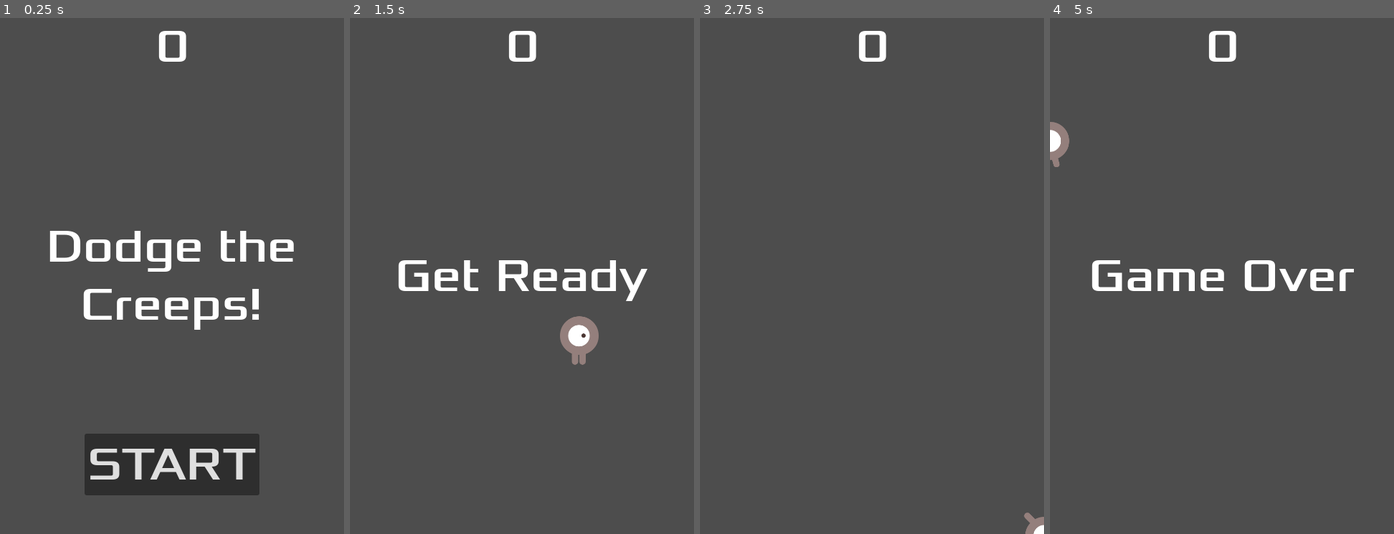
Above: before the commit, frames 1-4 (left to right).
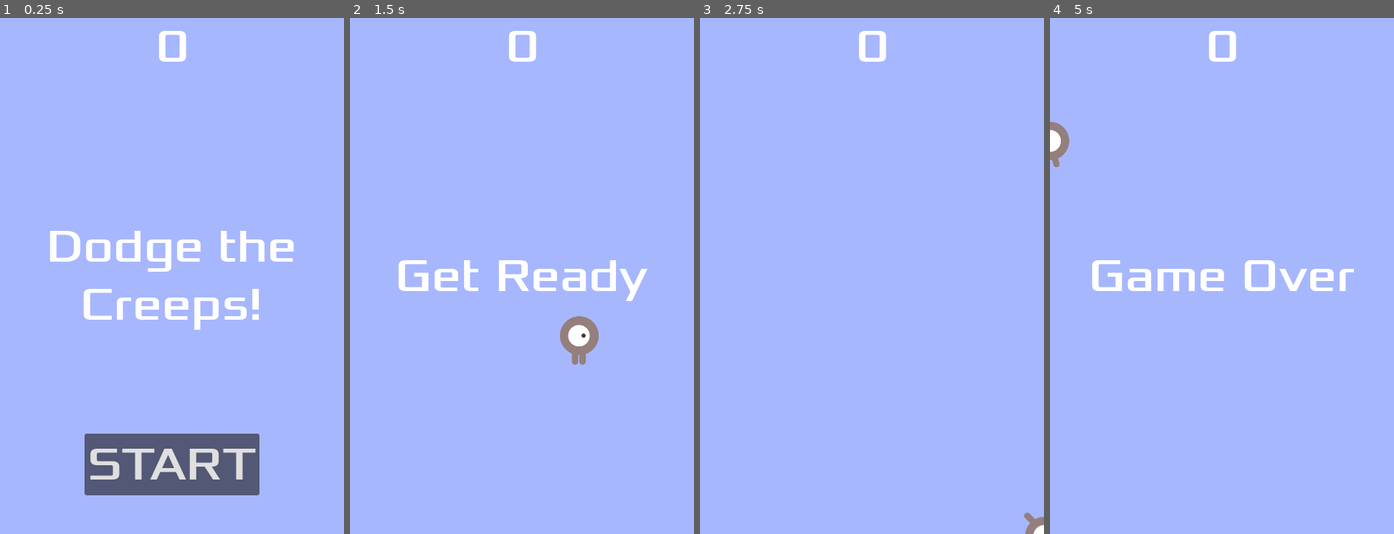
Above: after the commit, the same moments.

Repository: Dredrick/2DGame
Game: Godot game, scene res://scenes/main.tscn
Two runs of this game, one before a commit and one after it. Both use one fixed random seed, a clock stepped at 60 frames per second and the inputs below.
Inputs:
- Up to frame 1 (0.25 s): no input
- Up to frame 2 (1.5 s): click "START" at 0.5 s; tap Enter at 1.25 s; hold D (move_right) from 1.28 s (still down)
- Up to frame 3 (2.75 s): release D (move_right) at 2.03 s; hold S (move_down) from 2.03 s (still down)
- Up to frame 4 (5 s): release S (move_down) at 2.78 s; hold D (move_right) 2.78-3.53 s; hold W (move_up) 3.53-4.28 s; hold A (move_left) from 4.28 s (still down)

The runs differ from the first frame. In frame 1, 96% of the frame differs, in the area x 0-100%, y 0-100%; in frame 2, 98%; in frame 3, 100%; in frame 4, 98%.

Commit message:
1.6 finished beta

Diff:
--- a/project.godot
+++ b/project.godot
@@ -47,3 +47,10 @@
 , Object(InputEventKey,"resource_local_to_scene":false,"resource_name":"","device":-1,"window_id":0,"alt_pressed":false,"shift_pressed":false,"ctrl_pressed":false,"meta_pressed":false,"pressed":false,"keycode":0,"physical_keycode":4194322,"key_label":0,"unicode":0,"echo":false,"script":null)
 ]
 }
+start_game={
+"deadzone": 0.5,
+"events": [Object(InputEventKey,"resource_local_to_scene":false,"resource_name":"","device":-1,"window_id":0,"alt_pressed":false,"shift_pressed":false,"ctrl_pressed":false,"meta_pressed":false,"pressed":false,"keycode":0,"physical_keycode":4194309,"key_label":0,"unicode":0,"echo":false,"script":null)
+, Object(InputEventKey,"resource_local_to_scene":false,"resource_name":"","device":-1,"window_id":0,"alt_pressed":false,"shift_pressed":false,"ctrl_pressed":false,"meta_pressed":false,"pressed":false,"keycode":0,"physical_keycode":32,"key_label":0,"unicode":32,"echo":false,"script":null)
+, Object(InputEventKey,"resource_local_to_scene":false,"resource_name":"","device":-1,"window_id":0,"alt_pressed":false,"shift_pressed":false,"ctrl_pressed":false,"meta_pressed":false,"pressed":false,"keycode":0,"physical_keycode":69,"key_label":0,"unicode":101,"echo":false,"script":null)
+]
+}
--- a/scenes/hud.tscn
+++ b/scenes/hud.tscn
@@ -1,7 +1,13 @@
-[gd_scene load_steps=3 format=3 uid="uid://06kd73pg2mic"]
+[gd_scene load_steps=5 format=3 uid="uid://06kd73pg2mic"]
 
 [ext_resource type="Script" path="res://scenes/hud.gd" id="1_2sb6k"]
 [ext_resource type="FontFile" uid="uid://dfxqf5c5e07k8" path="res://fonts/Xolonium-Regular.ttf" id="1_ukke6"]
+
+[sub_resource type="InputEventAction" id="InputEventAction_imygr"]
+action = &"start_game"
+
+[sub_resource type="Shortcut" id="Shortcut_qyhgo"]
+events = [SubResource("InputEventAction_imygr")]
 
 [node name="HUD" type="CanvasLayer"]
 script = ExtResource("1_2sb6k")
@@ -53,6 +59,7 @@
 grow_vertical = 0
 theme_override_fonts/font = ExtResource("1_ukke6")
 theme_override_font_sizes/font_size = 64
+shortcut = SubResource("Shortcut_qyhgo")
 text = "START"
 
 [node name="MessageTimer" type="Timer" parent="."]
--- a/scenes/main.gd
+++ b/scenes/main.gd
@@ -3,13 +3,6 @@
 @export var mob_scene: PackedScene
 var score
 
-func _ready():
-	pass
-
-func game_over():
-	$ScoreTimer.stop()
-	$MobTimer.stop()
-	$HUD.show_game_over()
 
 func new_game():
 	score = 0
@@ -18,7 +11,14 @@
 	$HUD.update_score(score)
 	$HUD.show_message("Get Ready")
 	get_tree().call_group("mobs", "queue_free")
+	$Music.play()
 
+func game_over():
+	$ScoreTimer.stop()
+	$MobTimer.stop()
+	$HUD.show_game_over()
+	$Music.stop()
+	$DeathSound.play()
 
 func _on_score_timer_timeout():
 	score += 1
--- a/scenes/main.tscn
+++ b/scenes/main.tscn
@@ -1,9 +1,11 @@
-[gd_scene load_steps=6 format=3 uid="uid://c2y6k3xrgfxkg"]
+[gd_scene load_steps=8 format=3 uid="uid://c2y6k3xrgfxkg"]
 
 [ext_resource type="PackedScene" uid="uid://bpjml0dikquyn" path="res://scenes/player.tscn" id="1_6t5sf"]
 [ext_resource type="Script" path="res://scenes/main.gd" id="1_btpcu"]
 [ext_resource type="PackedScene" uid="uid://cuokidhyw8x80" path="res://scenes/mob.tscn" id="2_hvove"]
 [ext_resource type="PackedScene" uid="uid://06kd73pg2mic" path="res://scenes/hud.tscn" id="4_dot1h"]
+[ext_resource type="AudioStream" uid="uid://b1hsse7tnsrkv" path="res://art/House In a Forest Loop.ogg" id="5_1iy26"]
+[ext_resource type="AudioStream" uid="uid://byopvcdtbp4a3" path="res://art/gameover.wav" id="6_pfd0v"]
 
 [sub_resource type="Curve2D" id="Curve2D_3mqyy"]
 _data = {
@@ -14,6 +16,14 @@
 [node name="Main" type="Node"]
 script = ExtResource("1_btpcu")
 mob_scene = ExtResource("2_hvove")
+
+[node name="ColorRect" type="ColorRect" parent="."]
+anchors_preset = 15
+anchor_right = 1.0
+anchor_bottom = 1.0
+grow_horizontal = 2
+grow_vertical = 2
+color = Color(0.653731, 0.71856, 0.995269, 1)
 
 [node name="Player" parent="." instance=ExtResource("1_6t5sf")]
 
@@ -36,6 +46,12 @@
 
 [node name="HUD" parent="." instance=ExtResource("4_dot1h")]
 
+[node name="Music" type="AudioStreamPlayer" parent="."]
+stream = ExtResource("5_1iy26")
+
+[node name="DeathSound" type="AudioStreamPlayer" parent="."]
+stream = ExtResource("6_pfd0v")
+
 [connection signal="hit" from="Player" to="." method="new_game"]
 [connection signal="hit" from="Player" to="." method="game_over"]
 [connection signal="timeout" from="MobTimer" to="." method="_on_mob_timer_timeout"]
